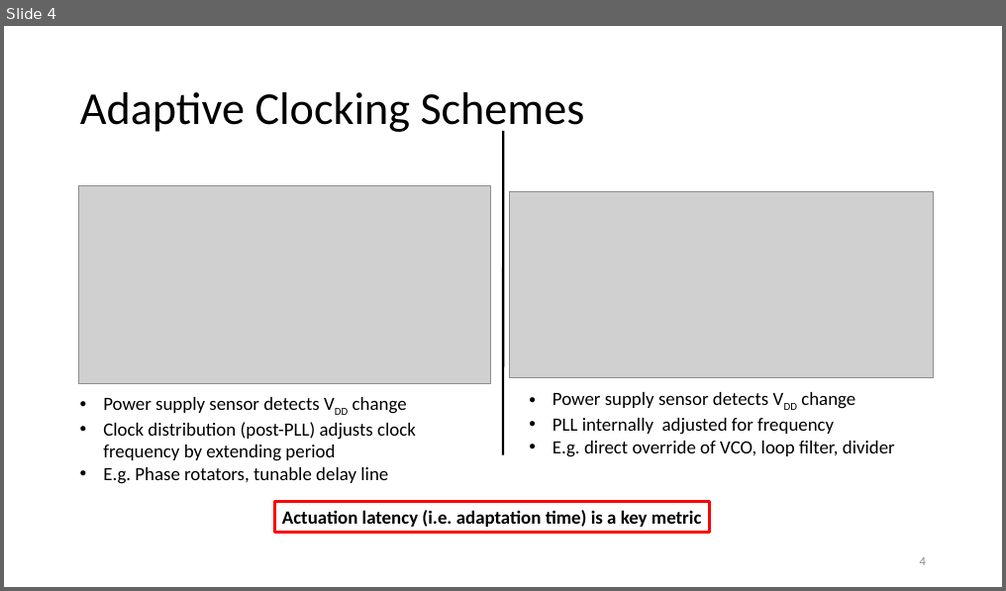
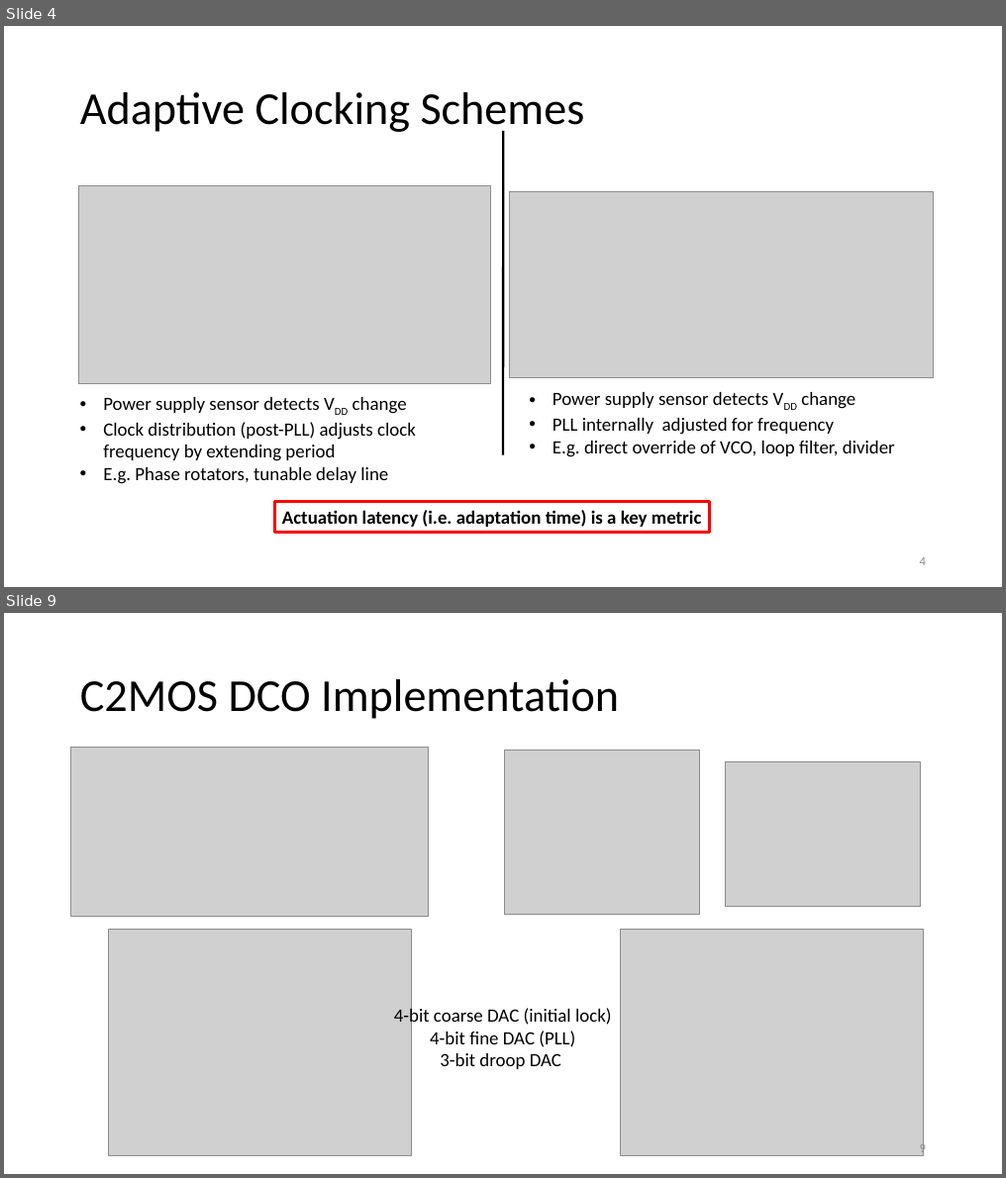
Before and after one commit to NotReallySynthPlls/FinalReport, a slide deck: Adaptive Clocking Techniques for SoC Supply Droop Response.pptx. Shown one above the other, each under a label of ours: slide 4 before the commit, slides 4 and 9 after it; the slides between them are not shown. The pictures are 1006x591 and 1006x1178 pixels, drawn with LibreOffice and Linux fonts; fonts in the diff are those of the drawing; grey boxes stand for pictures. Boxes give left, top, right and bottom in pixels: in the first picture for what was removed or moved away, otherwise in the second. Text is boxed around its words. In the diff, an @@ line names an element or a change of style, - is before the commit and + after.

Commit message:
Update to slides + initial PDF version of slides

```diff
--- a/Adaptive Clocking Techniques for SoC Supply Droop Response.pptx
+++ b/Adaptive Clocking Techniques for SoC Supply Droop Response.pptx
@@ slide 9 added at (4,613,1002,1174), background #FFFFFF @@
@@ title added at (80,679,619,719), 44 pt, text #000000 @@
+C2MOS DCO Implementation
@@ picture added at (71,747,429,917) @@
@@ picture added at (505,750,699,914) @@
@@ picture added at (726,761,921,906) @@
@@ picture added at (108,929,411,1156) @@
@@ picture added at (620,929,924,1156) @@
@@ text added at (394,1007,612,1069), 18 pt, text #000000 @@
+4-bit coarse DAC (initial lock)
+4-bit fine DAC (PLL)
+3-bit droop DAC
@@ page number added at (920,1143,926,1157), 12 pt, text #8C8C8C @@
+9
```
Also in this commit, not shown: 2 slides changed, 6 other slides added, 5 slides removed, 1 other file.
